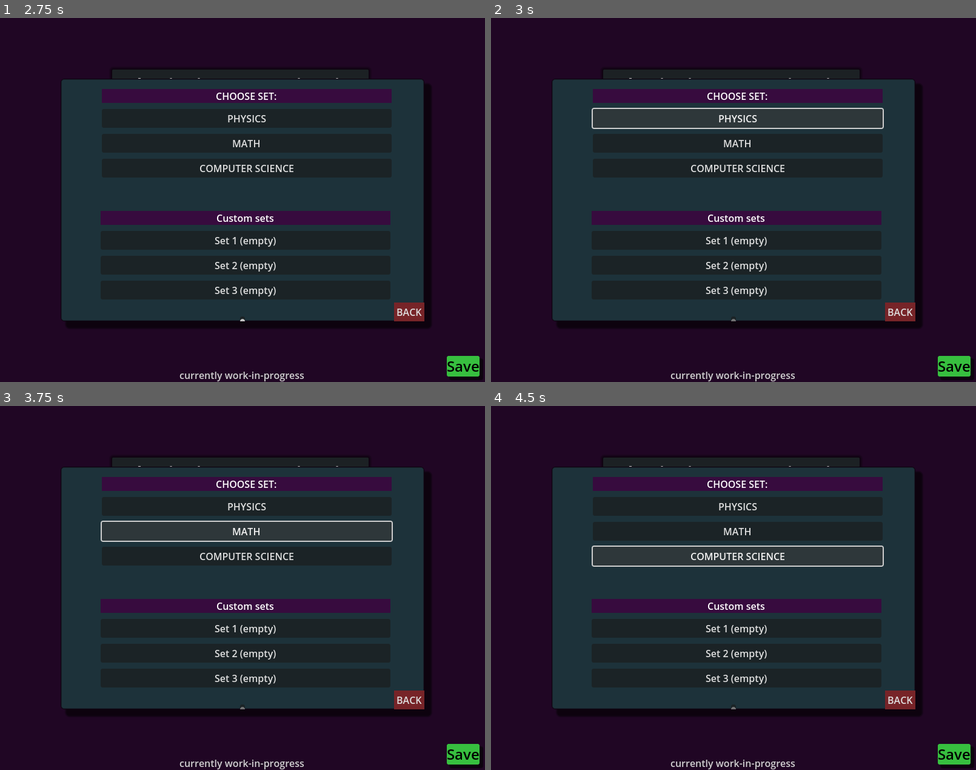
Above: before the commit, frames 1-4 (two rows, left to right).
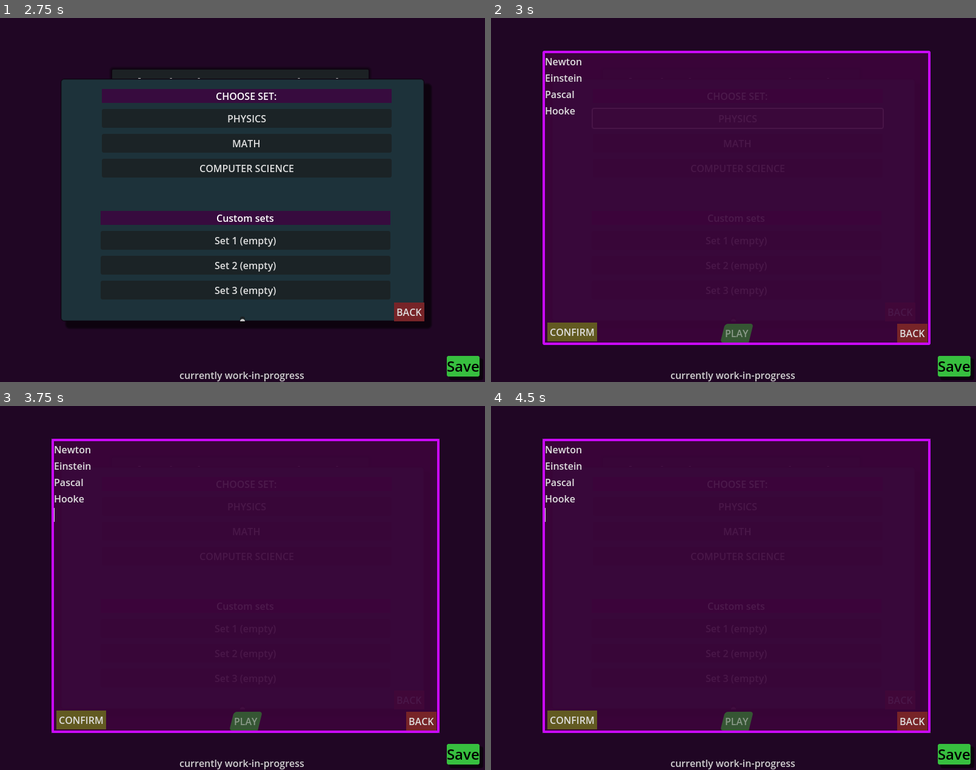
Above: after the commit, the same moments.

Repository: aZaamBie/SchwierigMemorization
Game: Godot game, scene res://Scenes/main_menu.tscn
The game is run twice, just before and just after one commit, with the same random seed, the same clock (stepped at 60 frames per second) and the same inputs.
Inputs (mouse positions are in pixels of both pictures, inside the frame that each line leads up to):
- Up to frame 1 (2.75 s): click "Save" at 0.5 s; click "PLAY" at 1.25 s; click (242, 320) at 2.02 s; type "Alex" at 2.1 s
- Up to frame 2 (3 s): click "PHYSICS" at 2.75 s
- Up to frame 3 (3.75 s): click "MATH" at 3.5 s
- Up to frame 4 (4.5 s): click "COMPUTER SCIENCE" at 4.25 s

Frame 1 is identical in both runs. In frame 2, 60% of the frame differs, in the area x 10-91%, y 9-90%; in frame 3, 60%; in frame 4, 60%.

Commit message:
Changed filesave system + Activated the three predefined sets + bug fix with typuing
I changed the save file system. I just added three more variables to be added to the save file in txt format. Theya re the three predefined lists (setPhysics, setMath, SetCS). This does mean however that previous savefiles are now incompatible.

I also therefore enabled the buttons in the play menu and allowed the user to change the predefined words.

Lastly, there was bug where typing while moving the mouse would result in an error with the whole event handler. I just made it so that the get_viewport.set_inputashandled() method runs when the key is enter and when there is no mouse movement

Diff:
--- a/Scenes/main_menu.tscn
+++ b/Scenes/main_menu.tscn
@@ -265,15 +265,15 @@
 text = "CHOOSE SET:"
 horizontal_alignment = 1
 
-[node name="btn_set1" type="Button" parent="playSelect/vboxCont"]
+[node name="btn_setPHY" type="Button" parent="playSelect/vboxCont"]
 layout_mode = 2
 text = "PHYSICS"
 
-[node name="btn_set2" type="Button" parent="playSelect/vboxCont"]
+[node name="btn_setMAM" type="Button" parent="playSelect/vboxCont"]
 layout_mode = 2
 text = "MATH"
 
-[node name="btn_set3" type="Button" parent="playSelect/vboxCont"]
+[node name="btn_setCS" type="Button" parent="playSelect/vboxCont"]
 layout_mode = 2
 text = "COMPUTER SCIENCE
 "
@@ -604,6 +604,9 @@
 [connection signal="pressed" from="VBoxContainer/btn_play" to="." method="_on_btn_play_pressed"]
 [connection signal="pressed" from="VBoxContainer/btn_options" to="." method="_on_btn_options_pressed"]
 [connection signal="pressed" from="VBoxContainer/btn_exit" to="." method="_on_btn_exit_pressed"]
+[connection signal="pressed" from="playSelect/vboxCont/btn_setPHY" to="." method="_on_btn_set_phy_pressed"]
+[connection signal="pressed" from="playSelect/vboxCont/btn_setMAM" to="." method="_on_btn_set_mam_pressed"]
+[connection signal="pressed" from="playSelect/vboxCont/btn_setCS" to="." method="_on_btn_set_cs_pressed"]
 [connection signal="pressed" from="playSelect/vboxCustom/btn_set1" to="." method="_on_btn_set_1_pressed"]
 [connection signal="pressed" from="playSelect/vboxCustom/btn_set2" to="." method="_on_btn_set_2_pressed"]
 [connection signal="pressed" from="playSelect/vboxCustom/btn_set3" to="." method="_on_btn_set_3_pressed"]
--- a/Scenes/word_tester.tscn
+++ b/Scenes/word_tester.tscn
@@ -957,10 +957,10 @@
 anchor_top = 1.0
 anchor_right = 0.5
 anchor_bottom = 1.0
-offset_left = -89.0
-offset_top = -40.0
-offset_right = 89.0
-offset_bottom = -9.0
+offset_left = 216.0
+offset_top = 345.0
+offset_right = 394.0
+offset_bottom = 376.0
 grow_horizontal = 2
 grow_vertical = 0
 pivot_offset = Vector2(89.51, 18.355)
@@ -980,10 +980,10 @@
 anchor_top = 1.0
 anchor_right = 0.5
 anchor_bottom = 1.0
-offset_left = -46.0
-offset_top = -41.0
-offset_right = 46.0
-offset_bottom = -10.0
+offset_left = 259.0
+offset_top = 344.0
+offset_right = 351.0
+offset_bottom = 375.0
 grow_horizontal = 2
 grow_vertical = 0
 theme_override_colors/font_color = Color(0.388235, 0.901961, 1, 1)
@@ -1001,9 +1001,9 @@
 anchor_top = 0.5
 anchor_bottom = 0.5
 offset_left = 27.0
-offset_top = -91.5
+offset_top = 101.0
 offset_right = 286.0
-offset_bottom = -28.5
+offset_bottom = 164.0
 grow_vertical = 2
 rotation = -0.261799
 pivot_offset = Vector2(69, 0)
--- a/Scripts/Globals.gd
+++ b/Scripts/Globals.gd
@@ -10,6 +10,9 @@
 var cSet1 : Array
 var cSet2 : Array
 var cSet3 : Array
+var setPhy : Array = ["Newton", "Einstein", "Pascal", "Hooke"]
+var setMam : Array = ["Calculus", "Integrals", "Derivative", "Linear differential equation", "Optimisation"]
+var setCS : Array = ["Selection", "Iteration", "String", "Array", " Function", "Recursion"]
 
 ### FUNCTIONS ###
 func _ready():
@@ -19,7 +22,6 @@
 	load_score()
 
 
-# Called every frame. 'delta' is the elapsed time since the previous frame.
 func _process(delta):
 	pass
 
@@ -36,10 +38,17 @@
 func save_score():
 	var file = FileAccess.open(savePath, FileAccess.WRITE)
 
+	# custom sets
 	file.store_var(cSet1)
 	file.store_var(cSet2)
 	file.store_var(cSet3)
 
+	# predefined sets
+	file.store_var(setPhy)
+	file.store_var(setMam)
+	file.store_var(setCS)
+
+	# scores
 	file.store_var(difficulty_)
 	file.store_var(perfectScore)
 
@@ -51,13 +60,19 @@
 		#print(docs)
 
 func load_score():
+	# to opem save file go to:
+	# C:\Users\"username"\AppData\Roaming\Godot\app_userdata\Schwierig Memorization
 	if FileAccess.file_exists(savePath):
 		print("file found")
 		var file = FileAccess.open(savePath, FileAccess.READ)
-		#highscore = file.get_var()
+
 		cSet1 = file.get_var()
 		cSet2 = file.get_var()
 		cSet3 = file.get_var()
+
+		setPhy = file.get_var()
+		setMam = file.get_var()
+		setCS = file.get_var()
 
 		difficulty_ = file.get_var()
 		perfectScore = file.get_var()
@@ -71,6 +86,10 @@
 		cSet2 = []
 		cSet3 = []
 
+		setPhy  = ["Newton", "Einstein", "Pascal", "Hooke"]
+		setMam = ["Calculus", "Integrals", "Derivative", "Linear differential equation", "Optimisation"]
+		setCS = ["Selection", "Iteration", "String", "Array", " Function", "Recursion"]
+
 		difficulty_ = 1.5
 		perfectScore = 0
 		#highscore = 0
--- a/Scripts/main_menu.gd
+++ b/Scripts/main_menu.gd
@@ -56,6 +56,21 @@
 		$playSelect/vboxCustom/btn_set3.text = "Set 3 (" + str(len_) + " elements)"
 		#print("Custom set 3 not empty anymore")
 
+## BUTTON PRESSES
+func _on_btn_set_phy_pressed():
+	pass # Replace with function body.
+	currentSet = 11
+	openCset(Globals.setPhy, "[hysucs]") #1
+
+func _on_btn_set_mam_pressed():
+	pass # Replace with function body.
+	currentSet = 12
+	openCset(Globals.setMam, "Mathematics") # 2
+
+func _on_btn_set_cs_pressed():
+	pass # Replace with function body.
+	currentSet = 13
+	openCset(Globals.setCS, "Computer Science") # 2
 
 func _on_btn_set_1_pressed():
 	#if Globals.cSet1 == []:
@@ -64,16 +79,14 @@
 	openCset(Globals.cSet1, 1) # (Globals.cSet1)
 
 func _on_btn_set_2_pressed():
-	#if Globals.cSet2 == []:
 	currentSet = 2
-	#currentSet = Globals.cSet2
 	openCset(Globals.cSet2, 2) # (Globals.cSet2)
 
 func _on_btn_set_3_pressed():
-	#if Globals.cSet3 == []:
 	currentSet = 3
-	#currentSet = Globals.cSet3
 	openCset(Globals.cSet3, 3) # (Globals.cSet3)
+
+##
 
 func openCset(contents, setIND=null):
 	print(currentSet, " is the current set")
@@ -104,15 +117,21 @@
 	var wordList = []
 
 	wordList = $playSelect/cSet_edit.text.split("\n") # separate text by the newline char; put into array
-
-	#currentSetContents = wordList
-
+	# custom sets
 	if currentSet == 1:
 		Globals.cSet1 = wordList#currentSetContents
 	elif currentSet == 2:
 		Globals.cSet2 = wordList#currentSetContents
 	elif currentSet == 3:
 		Globals.cSet3 = wordList#currentSetContents
+
+	elif currentSet == 11:
+		Globals.setPhy = wordList
+	elif currentSet == 12:
+		Globals.setMam = wordList
+	elif currentSet == 13:
+		Globals.setCS = wordList
+
 
 	currentSetContents = wordList
 
--- a/Scripts/manager/word_tester.gd
+++ b/Scripts/manager/word_tester.gd
@@ -66,13 +66,18 @@
 		set_process(false)
 
 func _input(event):
+	#if event is InputEventKey and ( event.key_label == KEY_SPACE or event.key_label == KEY_ENTER ): # for spaces
+		#get_viewport().set_input_as_handled()
 	if Input.is_key_pressed(KEY_ENTER) and canType:
 		#checkFinish()
 
 		if $input/box/text.has_focus(): # Disables the "enter" for the text edit.
 			#BUG causes problems when submitting the current input. It would clear text BUT go to next line.
-			if event.key_label == KEY_ENTER: #if event.key_label == KEY_SPACE or event.key_label == KEY_ENTER:
+			# NEW BUG: Invalid get index 'key_label' (on base: 'InputEventMouseMotion').
+			if event.key_label == KEY_ENTER and event != InputEventMouseMotion: #if event.key_label == KEY_SPACE or event.key_label == KEY_ENTER:
 				get_viewport().set_input_as_handled()
+			#if event is InputEventKey and ( event.key_label == KEY_SPACE or event.key_label == KEY_ENTER ):
+				#get_viewport().set_input_as_handled()
 
 		var txt_ = $input/box/text.text
 
